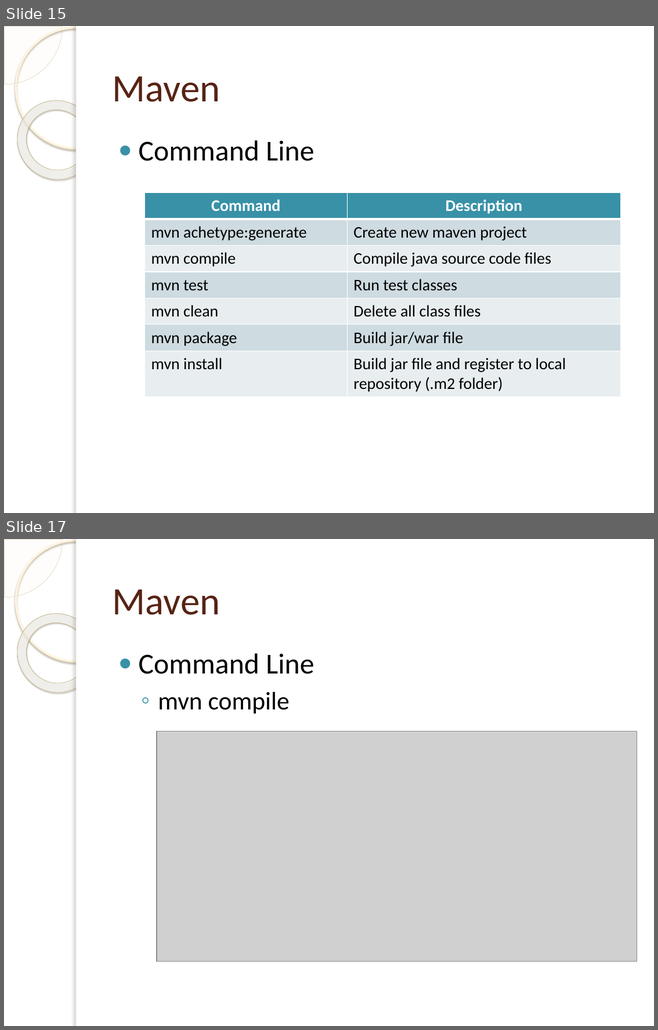
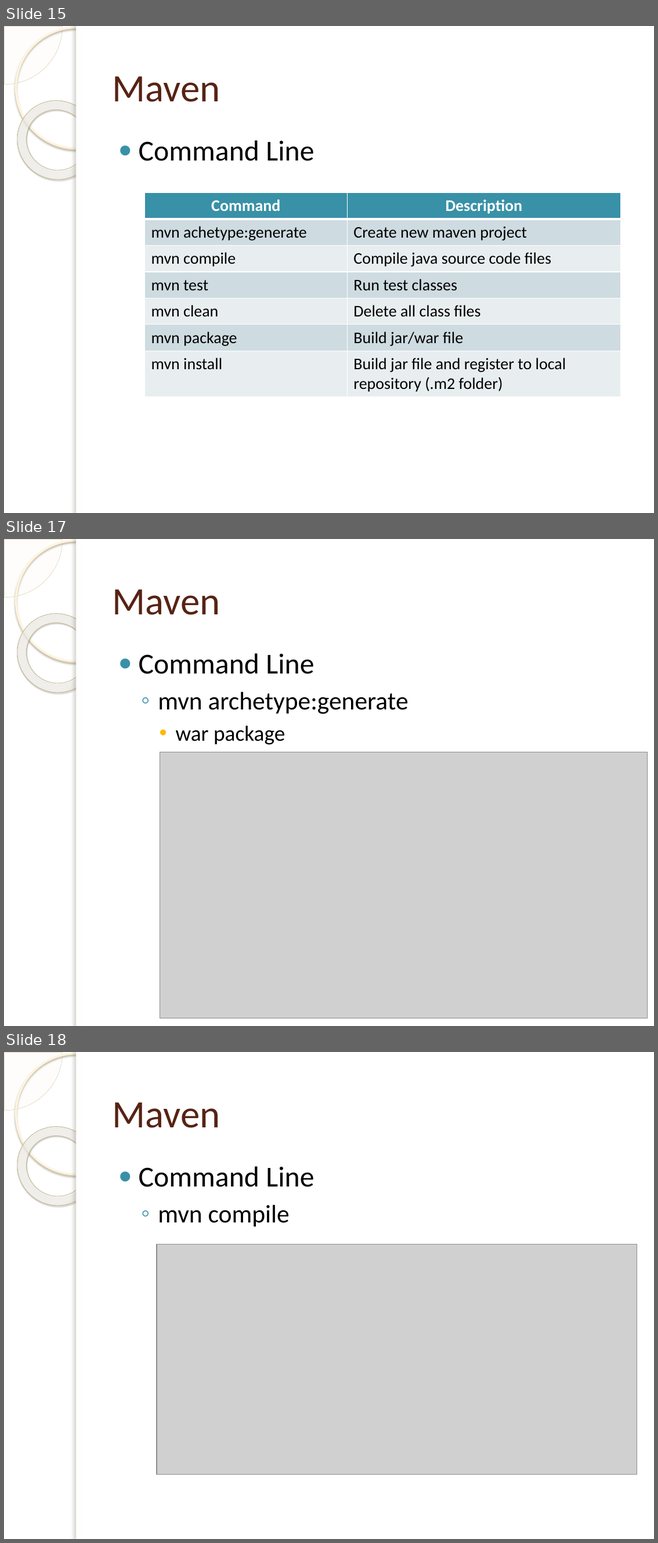
Before and after one commit to tassun/train-maven, a slide deck: Introduction to Maven.pptx. Shown one above the other, each under a label of ours: slides 15 and 17 before the commit, slides 15, 17 and 18 after it; the slides between them are not shown. The pictures are 658x1030 and 658x1543 pixels, drawn with LibreOffice and Linux fonts; fonts in the diff are those of the drawing; grey boxes stand for pictures; background and template pictures are left out. Boxes give left, top, right and bottom in pixels: in the first picture for what was removed or moved away, otherwise in the second. Text is boxed around its words. In the diff, an @@ line names an element or a change of style, - is before the commit and + after.

```diff
--- a/Introduction to Maven.pptx
+++ b/Introduction to Maven.pptx
@@ slide 17 added at (x1=4, y1=539, x2=654, y2=1026), background picture (left out); not listed: 5 template elements that a slide beside it also shows @@
@@ title added at (x1=112, y1=589, x2=220, y2=615), 43 pt, text #572314 @@
+Maven
@@ text added at (x1=139, y1=653, x2=408, y2=745), 28 pt, text #000000 @@
+● Command Line
+  ◦ mvn archetype:generate
+    • war package
@@ picture added at (x1=160, y1=752, x2=647, y2=1019) @@
@@ what was slide 17 is now slide 18 @@
```
Also in this commit, not shown: 4 slides changed, 2 other slides added, 1 other file.
